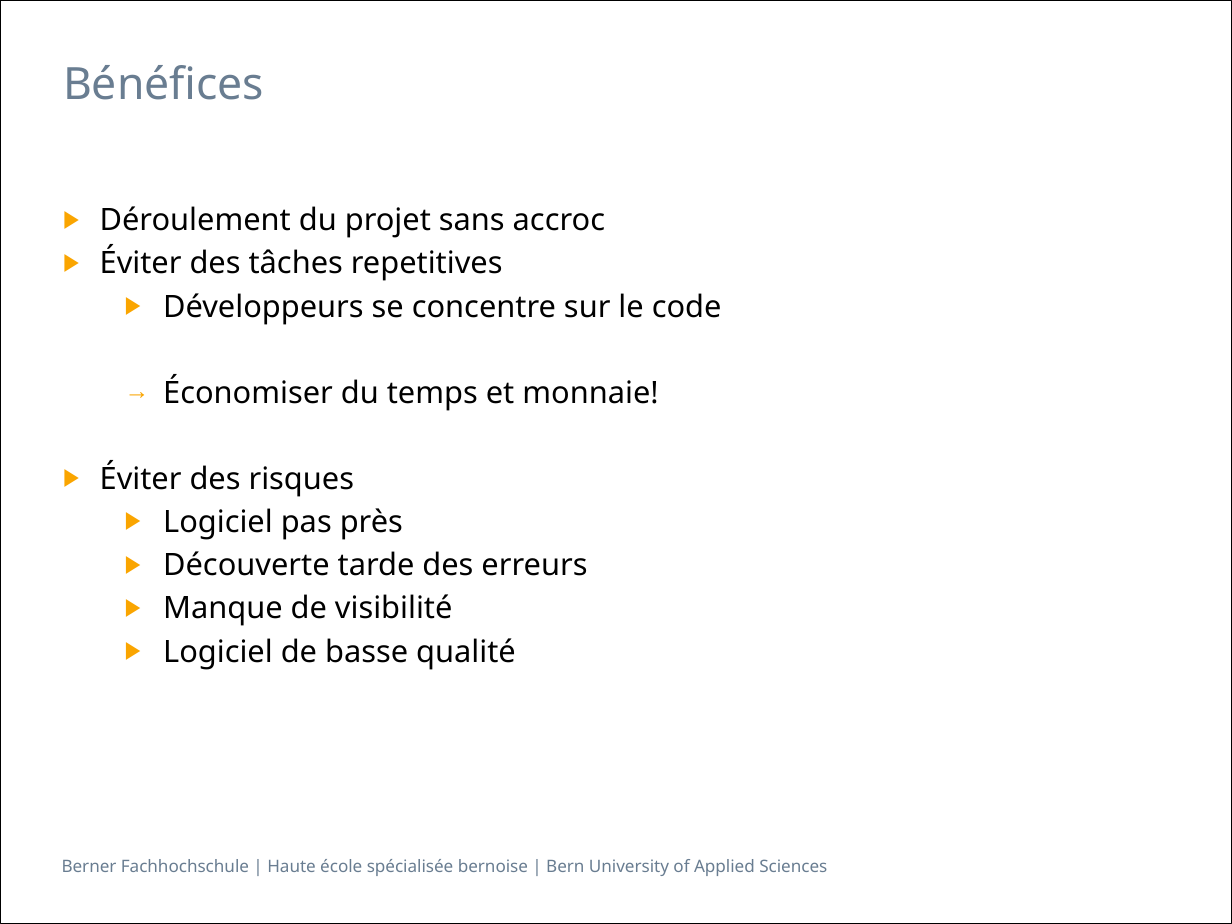
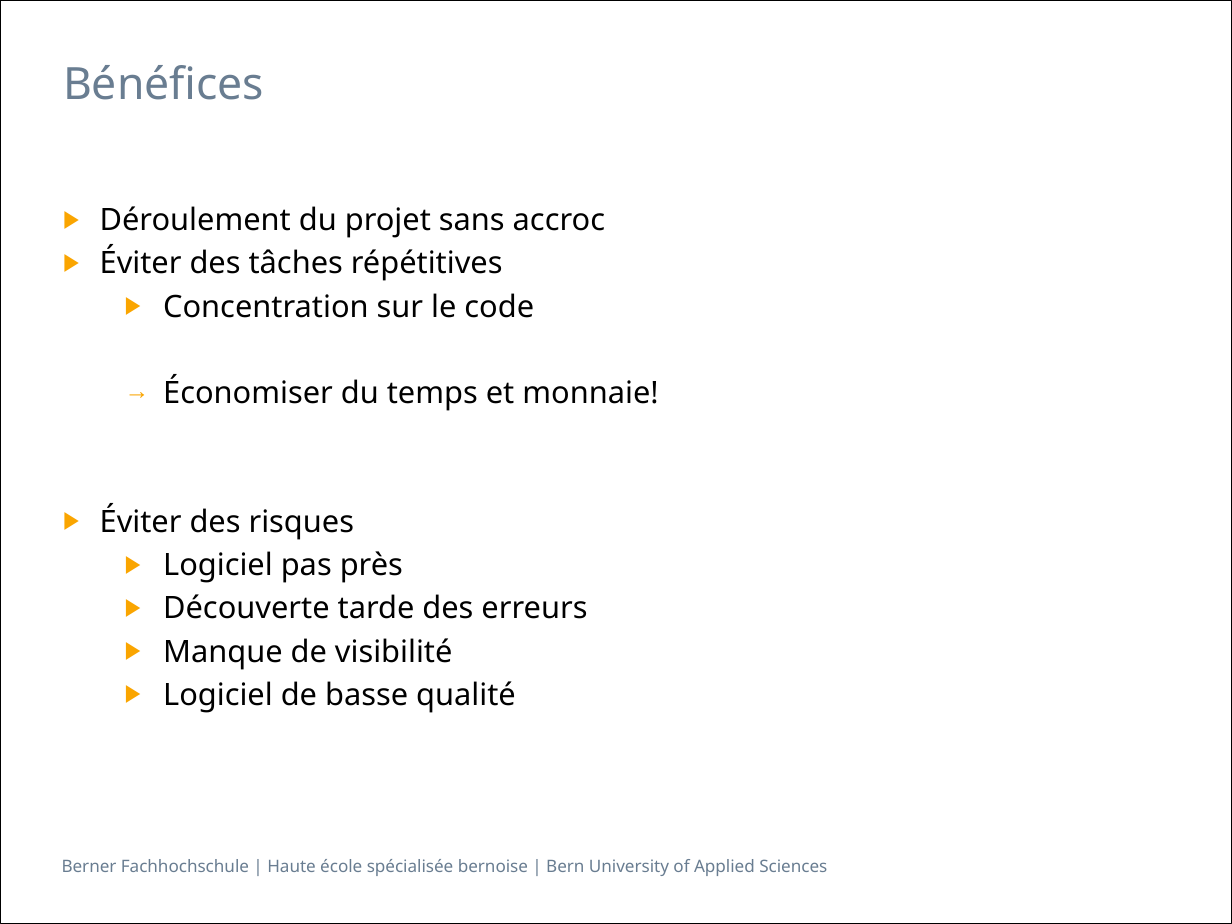
Before and after one commit to h3ll5ur7er/InfoSeminar, a slide deck: slide 15 of continuousIntegration/Infseminar_IntegrationContinue_aescd5.pptx. Drawn at 1232x924 pixels with LibreOffice and Linux fonts; fonts in the diff are those of the drawing. Boxes give left, top, right and bottom in pixels: in the first picture for what was removed or moved away, otherwise in the second. Text is boxed around its words. In the diff, an @@ line names an element or a change of style, - is before the commit and + after.

```diff
--- a/continuousIntegration/Infseminar_IntegrationContinue_aescd5.pptx
+++ b/continuousIntegration/Infseminar_IntegrationContinue_aescd5.pptx
@@ text at <box>100,245,534,318</box>: text changed @@
-▶ Éviter des tâches repetitives
-  ▶ Développeurs se concentre sur le code
+▶ Éviter des tâches répétitives
+  ▶ Concentration sur le code
```
Also in this commit, not shown: 11 other slides changed, 1 other file.
